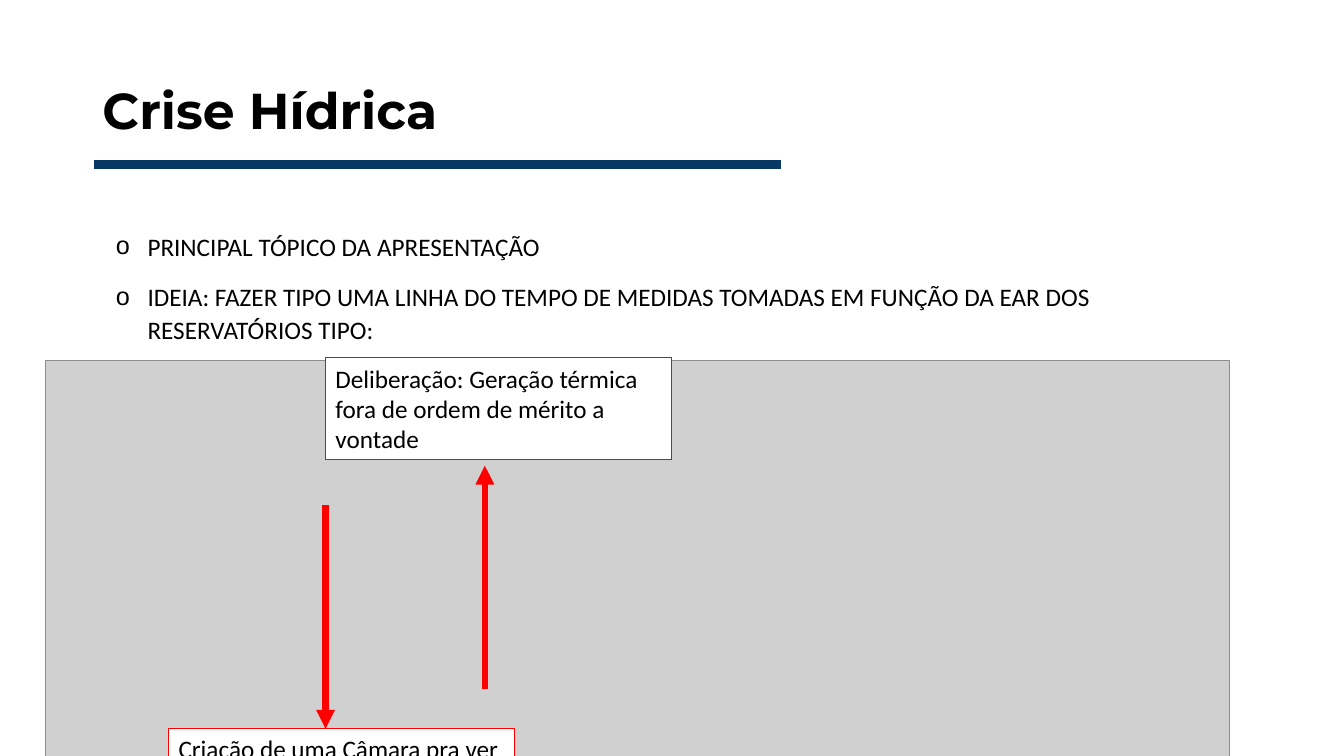
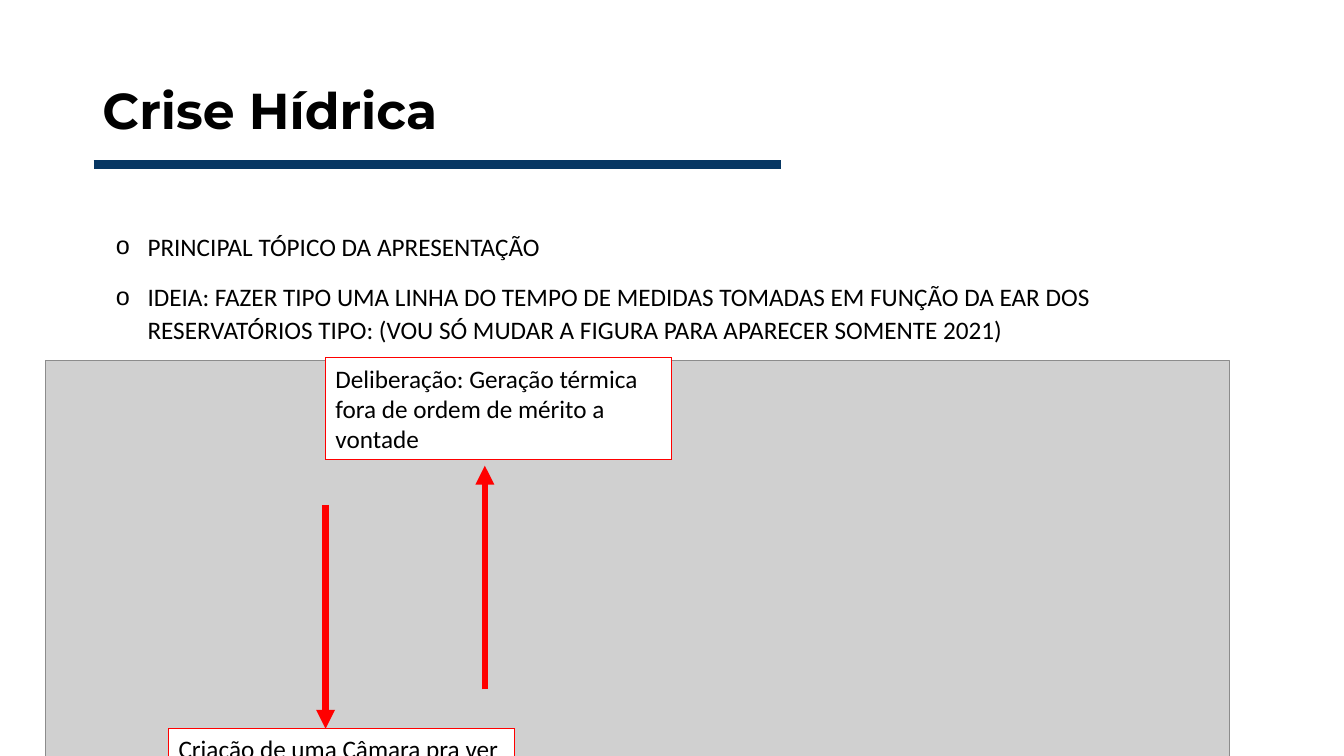
Before and after one commit to Rafa3lAlbuqueruqe/Planejamento_energetico_trabalhos, a slide deck: slide 6 of Seminário 1 - CMSE/Seminário - Comitê de Monitoramento do Sistema Elétrico.pptx. Drawn at 1344x756 pixels with LibreOffice and Linux fonts; fonts in the diff are those of the drawing; grey boxes stand for pictures. Boxes give left, top, right and bottom in pixels: in the first picture for what was removed or moved away, otherwise in the second. Text is boxed around its words. In the diff, an @@ line names an element or a change of style, - is before the commit and + after.

```diff
--- a/Seminário 1 - CMSE/Seminário - Comitê de Monitoramento do Sistema Elétrico.pptx
+++ b/Seminário 1 - CMSE/Seminário - Comitê de Monitoramento do Sistema Elétrico.pptx
@@ text at box(148, 286, 1090, 343): text changed @@
-  o IDEIA: FAZER TIPO UMA LINHA DO TEMPO DE MEDIDAS TOMADAS EM FUNÇÃO DA EAR DOS RESERVATÓRIOS TIPO:
+  o IDEIA: FAZER TIPO UMA LINHA DO TEMPO DE MEDIDAS TOMADAS EM FUNÇÃO DA EAR DOS RESERVATÓRIOS TIPO: (VOU SÓ MUDAR A FIGURA PARA APARECER SOMENTE 2021)
```
Also in this commit, not shown: 8 slides added, 13 other files.
